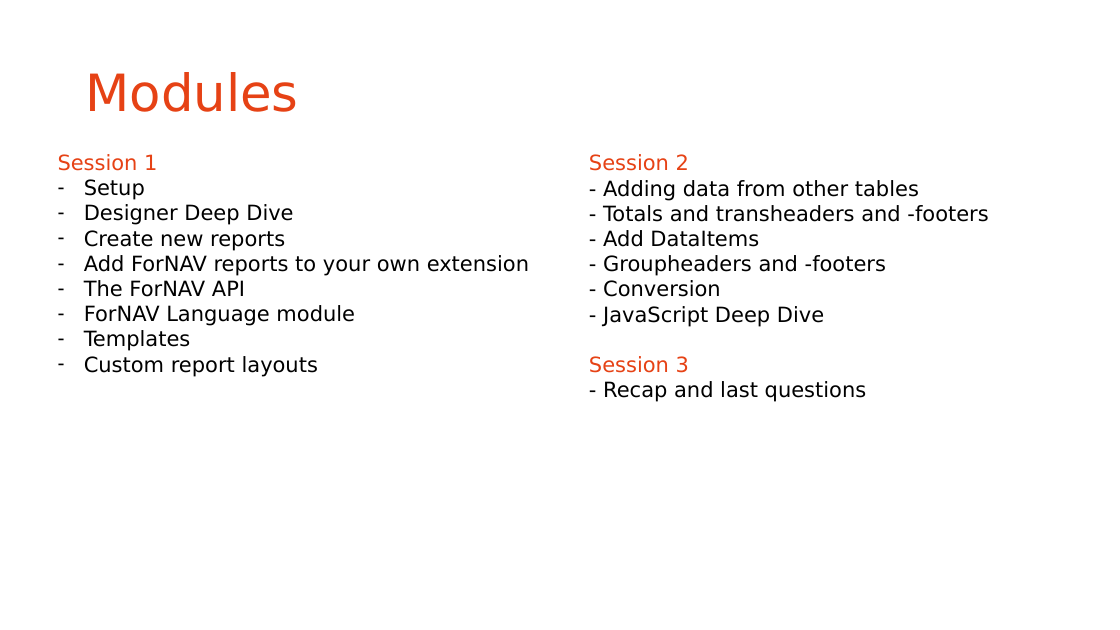
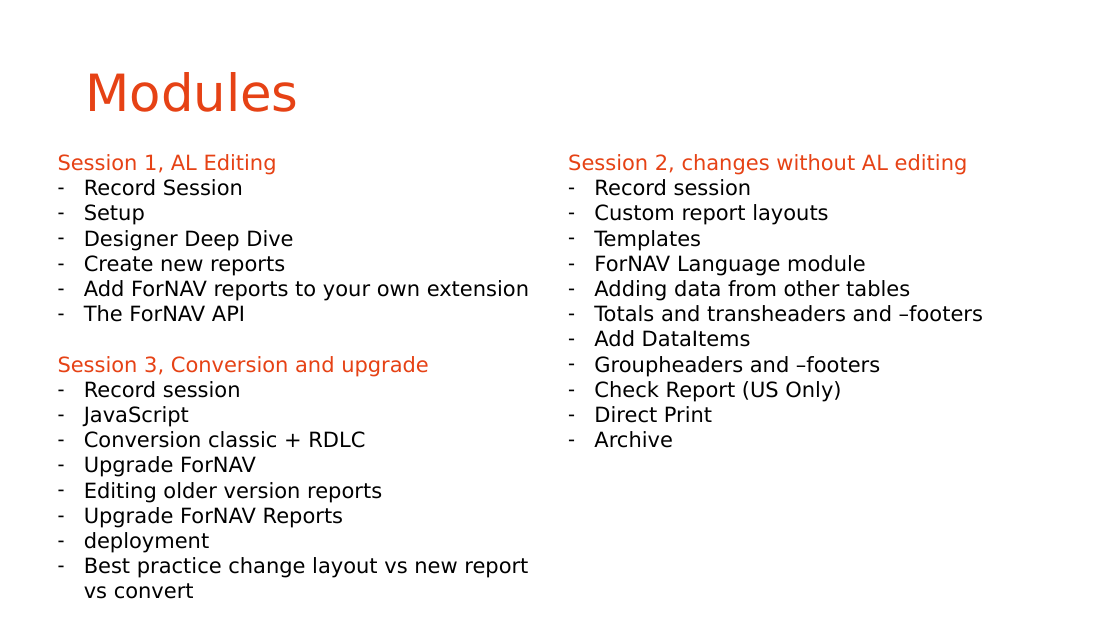
Before and after one commit to fornav/ForNav.Training.Modules, a slide deck: slide 2 of Powerpoint/Webinar Developer.pptx. Drawn at 1120x630 pixels with LibreOffice and Linux fonts; fonts in the diff are those of the drawing; background and template pictures are left out. Boxes give left, top, right and bottom in pixels: in the first picture for what was removed or moved away, otherwise in the second. Text is boxed around its words. In the diff, an @@ line names an element or a change of style, - is before the commit and + after.

```diff
--- a/Powerpoint/Webinar Developer.pptx
+++ b/Powerpoint/Webinar Developer.pptx
@@ text at (58,154,277,196): text changed @@
-Session 1
+Session 1, AL Editing
+– Record Session
@@ text at (568,154,983,448): text changed @@
-Session 2
-- Adding data from other tables
-- Totals and transheaders and -footers
-- Add DataItems
-- Groupheaders and -footers
-- Conversion
-- JavaScript Deep Dive
-Session 3
-- Recap and last questions
+Session 2, changes without AL editing
+– Record session
+– Custom report layouts
+– Templates
+– ForNAV Language module
+– Adding data from other tables
+– Totals and transheaders and –footers
+– Add DataItems
+– Groupheaders and –footers
+– Check Report (US Only)
+– Direct Print
+– Archive
@@ text at (58,356,528,599): text changed @@
-– ForNAV Language module
-– Templates
-– Custom report layouts
+Session 3, Conversion and upgrade
+– Record session
+– JavaScript
+– Conversion classic + RDLC
+– Upgrade ForNAV
+– Editing older version reports
+– Upgrade ForNAV Reports
+– deployment
+– Best practice change layout vs new report vs convert
```
Also in this commit, not shown: 3 slides added, 4 other files.
